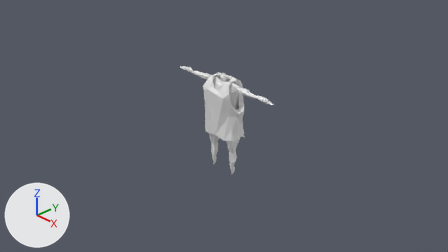
Before and after pictures for a commit that changed the Blender file maybraid/art/characters/clothes/basketball_cut_shirt.blend.
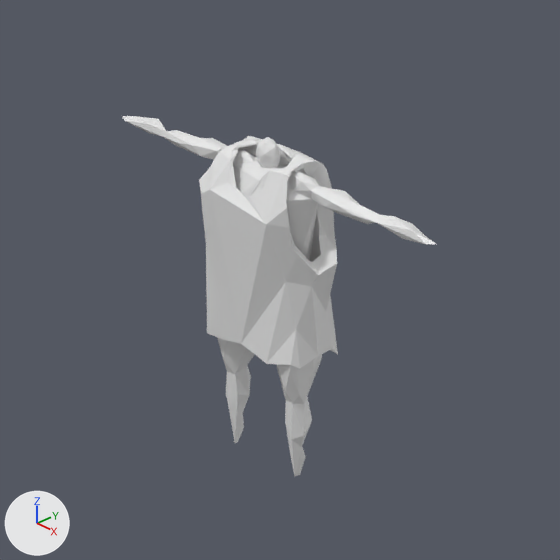
Each version is shown from the file's camera 'Camera', then close up on the part from 32% to 69% of the width and 12% to 79% of the height. The lights are fixed; the arrows at lower left show +X, +Y and +Z. The last two pictures show the newer version.

The older version as bpy lines, for what is in view:
```python
me_icosphere_001 = bpy.data.meshes.new('Icosphere.001')
me_icosphere_001.from_pydata(...)  # 218 vertices, 227 faces; spans x -0.427..0.433, y -0.239..0.26, z -0.246..0.904
me_icosphere_001.materials.append(None)
me_icosphere_011 = bpy.data.meshes.new('Icosphere.011')
me_icosphere_011.from_pydata(...)  # 234 vertices, 458 faces; spans x -1.21..1.21, y -0.19..0.21, z -0.98..0.97
ob_coat = bpy.data.objects.new('Coat', me_icosphere_001)
ob_coat.location = (0.0, 0.0, 0.0)
ob_icosphere_011 = bpy.data.objects.new('Icosphere.011', me_icosphere_011)
ob_icosphere_011.location = (0.0, 0.0, 0.0)
```
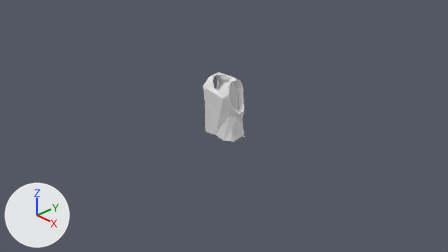
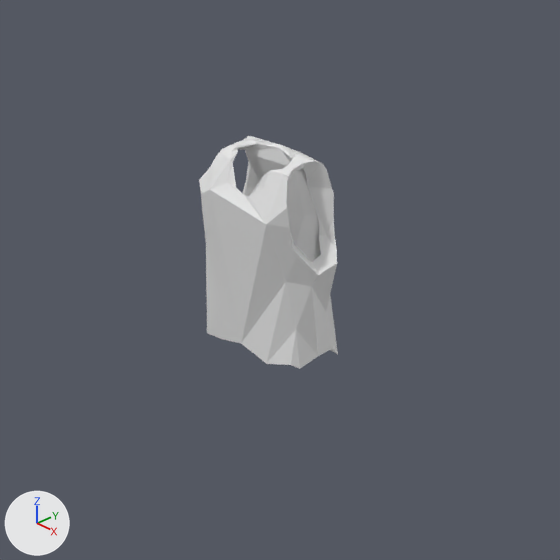
Changed parts and their boxes (x1, y1, x2, y2) in the close-ups (560 x 560 px):
```json
{"object": "Icosphere.011", "change": "hidden", "before": [122, 116, 436, 476]}
```

The change, as JSON lines over the scene's bpy script:
```json
{"op": "add", "block": "ob_icosphere_011", "code": "ob_icosphere_011.hide_set(True)"}
```
